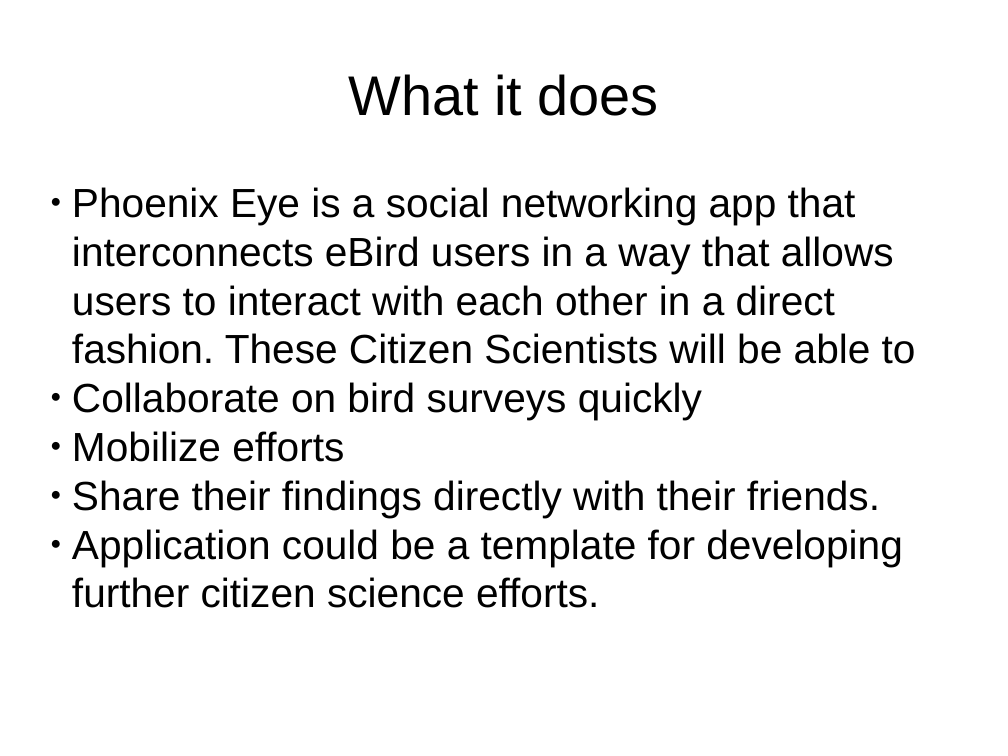
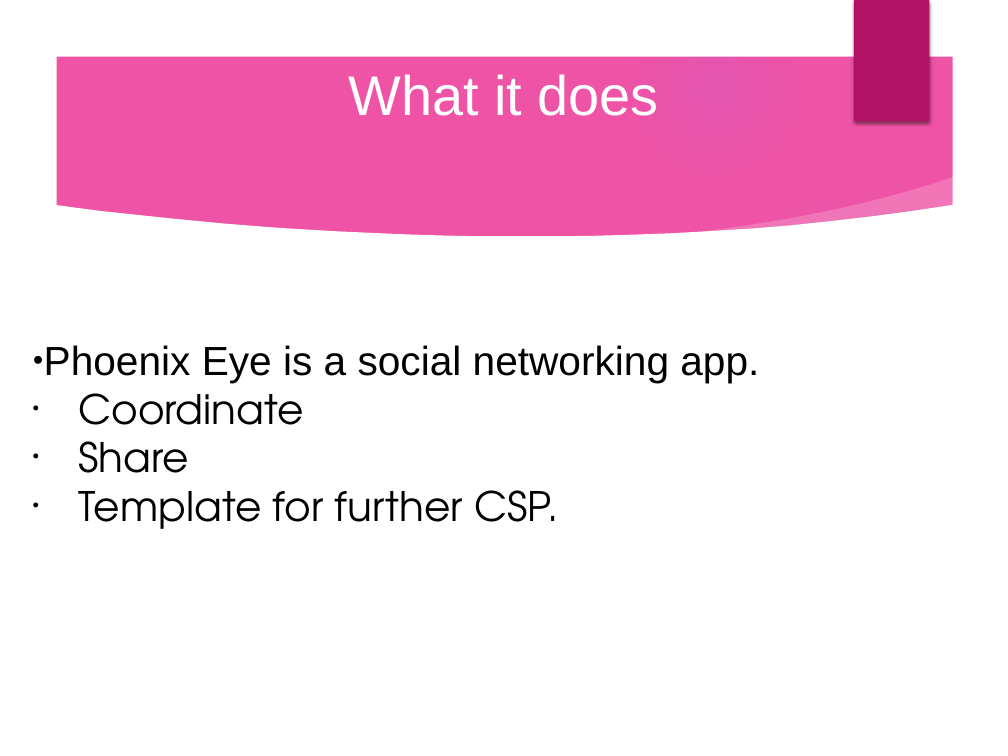
Before and after one commit to qrprat77/https---github.com-qrprat77-Biology_project, a slide deck: slide 5 of Resource/Bio_Presentation.pptx. Drawn at 1008x756 pixels with LibreOffice and Linux fonts; fonts in the diff are those of the drawing; background and template pictures are left out. Boxes give left, top, right and bottom in pixels: in the first picture for what was removed or moved away, otherwise in the second. Text is boxed around its words. In the diff, an @@ line names an element or a change of style, - is before the commit and + after.

Commit message:
Added some content, formatted slides.

```diff
--- a/Resource/Bio_Presentation.pptx
+++ b/Resource/Bio_Presentation.pptx
@@ background #FFFFFF to picture (left out) @@
@@ group added at (x1=0, y1=0, x2=1008, y2=756): 4 ellipses, 3 freeform shapes @@
@@ rectangle added at (x1=854, y1=0, x2=930, y2=122), fill #B31166 @@
@@ text "What it does" at (x1=349, y1=74, x2=659, y2=116): text colour #000000 to #FFFFFF @@
@@ text at (x1=44, y1=345, x2=759, y2=529): text changed; font Arial to TeX Gyre Adventor @@
-● Phoenix Eye is a social networking app that interconnects eBird users in a way that allows users to interact with each other in a direct fashion. These Citizen Scientists will be able to
-● Collaborate on bird surveys quickly
-● Mobilize efforts
-● Share their findings directly with their friends.
-● Application could be a template for developing further citizen science efforts.
+● Phoenix Eye is a social networking app.
+• Coordinate
+• Share
+• Template for further CSP.
```
Also in this commit, not shown: 4 other slides changed, 3 slides added, 3 slides removed.
